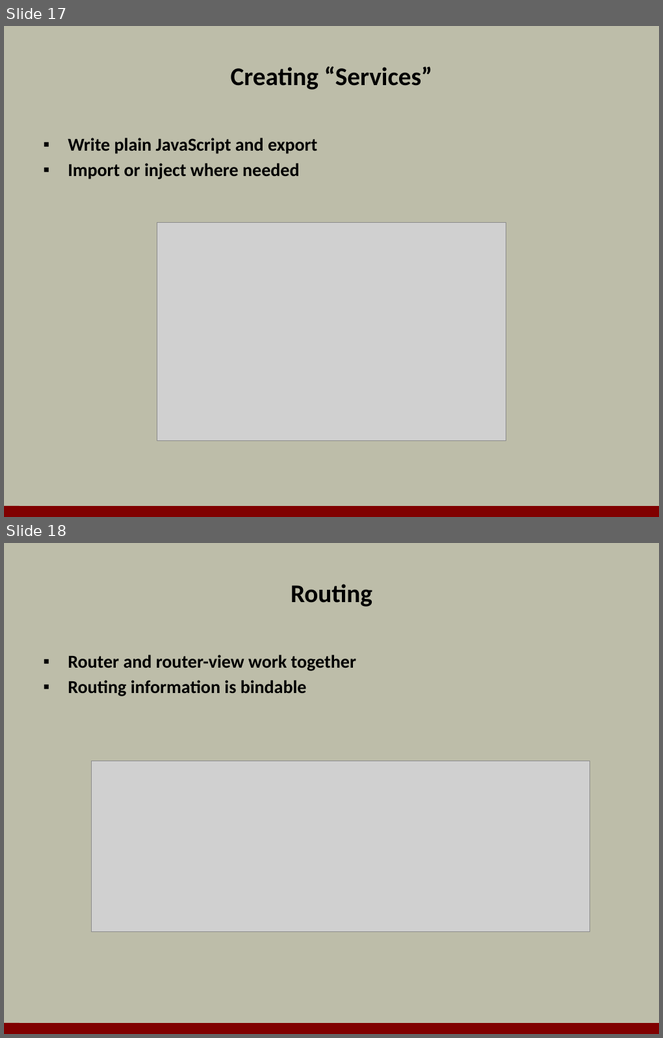
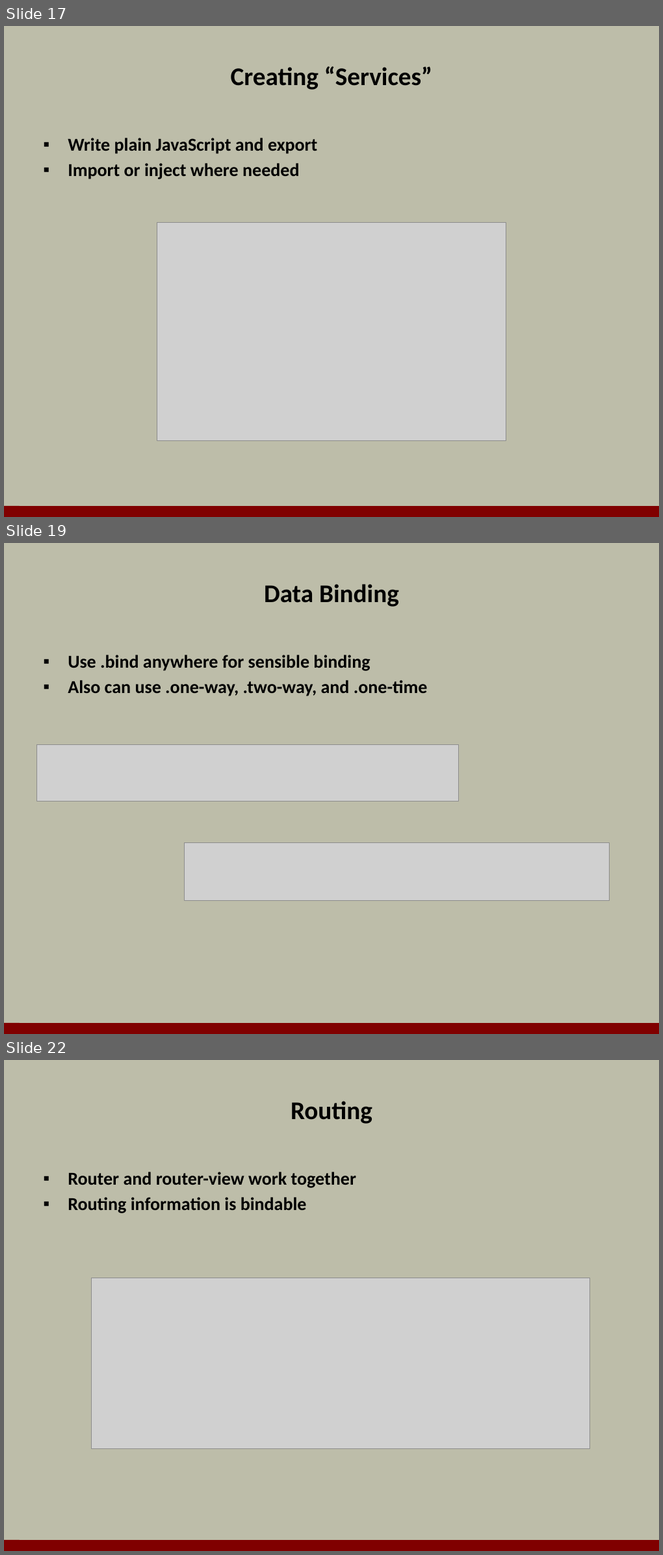
Before and after one commit to OdeToCode/classes, a slide deck: angularjs/slides/a1_aurelia.pptx. Shown one above the other, each under a label of ours: slides 17 and 18 before the commit, slides 17, 19 and 22 after it; the slides between them are not shown. The pictures are 663x1038 and 663x1555 pixels, drawn with LibreOffice and Linux fonts; fonts in the diff are those of the drawing; grey boxes stand for pictures; background and template pictures are left out. Boxes give left, top, right and bottom in pixels: in the first picture for what was removed or moved away, otherwise in the second. Text is boxed around its words. In the diff, an @@ line names an element or a change of style, - is before the commit and + after.

```diff
--- a/angularjs/slides/a1_aurelia.pptx
+++ b/angularjs/slides/a1_aurelia.pptx
@@ slide 19 added at (4, 543, 659, 1034), background #BDBDA9; not listed: 1 template element that a slide beside it also shows @@
@@ title added at (264, 584, 399, 607), 28 pt, text #000000, bold @@
+Data Binding
@@ text added at (68, 655, 428, 696), 20 pt, text #000000, bold @@
+▪ Use .bind anywhere for sensible binding
+▪ Also can use .one-way, .two-way, and .one-time
@@ picture added at (36, 745, 459, 801) @@
@@ picture added at (184, 843, 609, 901) @@
@@ what was slide 18 is now slide 22 @@
```
Also in this commit, not shown: 7 other slides added, 1 slide removed, 1 other file.
